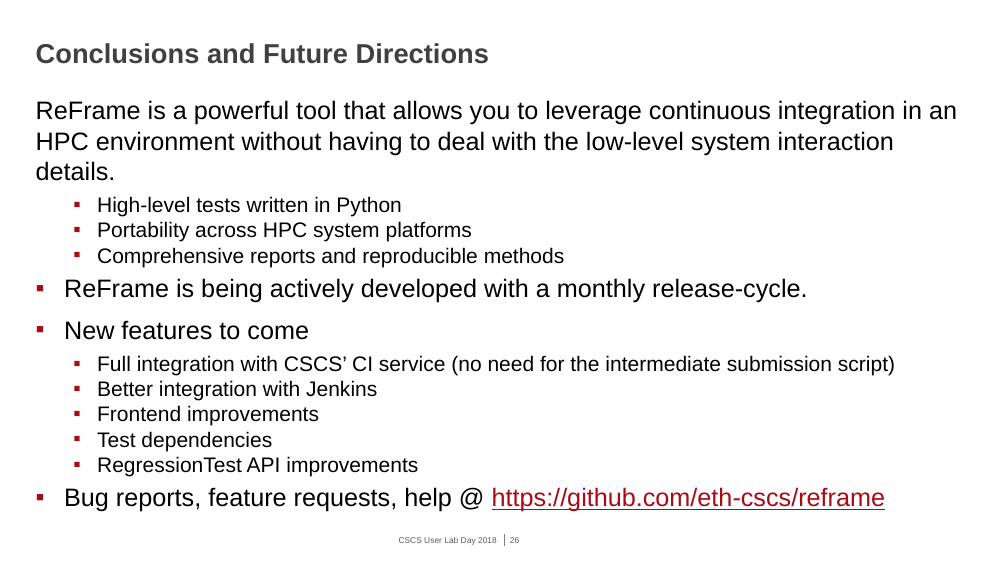
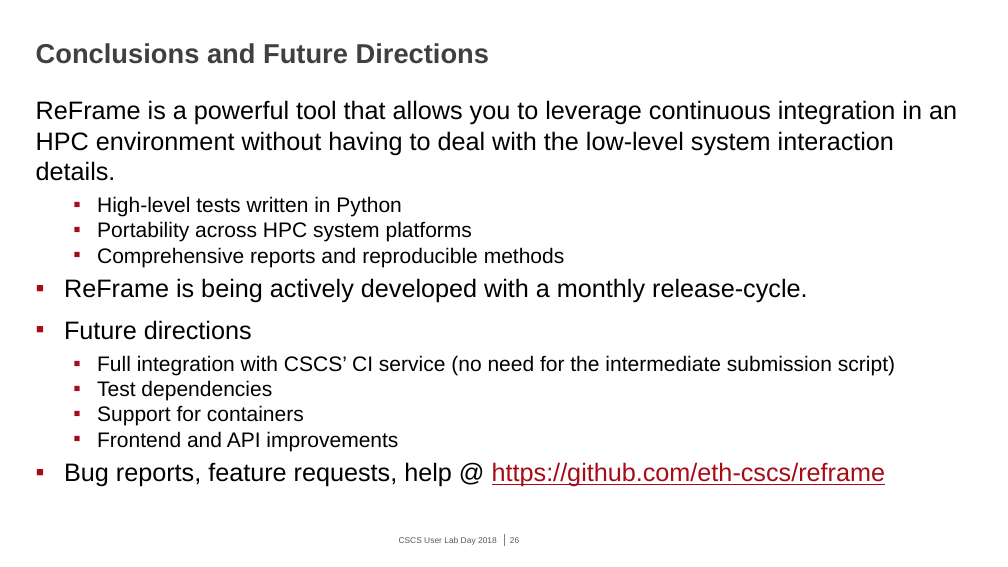
Before and after one commit to eth-cscs/UserLabDay, a slide deck: slide 26 of slides/ci_and_regression/ReFrame_CI.pptx. Drawn at 1008x567 pixels with LibreOffice and Linux fonts; fonts in the diff are those of the drawing; background and template pictures are left out. Boxes give left, top, right and bottom in pixels: in the first picture for what was removed or moved away, otherwise in the second. Text is boxed around its words. In the diff, an @@ line names an element or a change of style, - is before the commit and + after.

```diff
--- a/slides/ci_and_regression/ReFrame_CI.pptx
+++ b/slides/ci_and_regression/ReFrame_CI.pptx
@@ text at [64, 320, 252, 340]: text changed @@
-▪ New features to come
+▪ Future directions
@@ text at [97, 380, 377, 426]: paragraphs removed @@
-  ▪ Better integration with Jenkins
-  ▪ Frontend improvements
@@ text at [97, 405, 398, 451]: text changed @@
-  ▪ RegressionTest API improvements
+  ▪ Support for containers
+  ▪ Frontend and API improvements
```
Also in this commit, not shown: 5 other slides changed, 1 other file.
